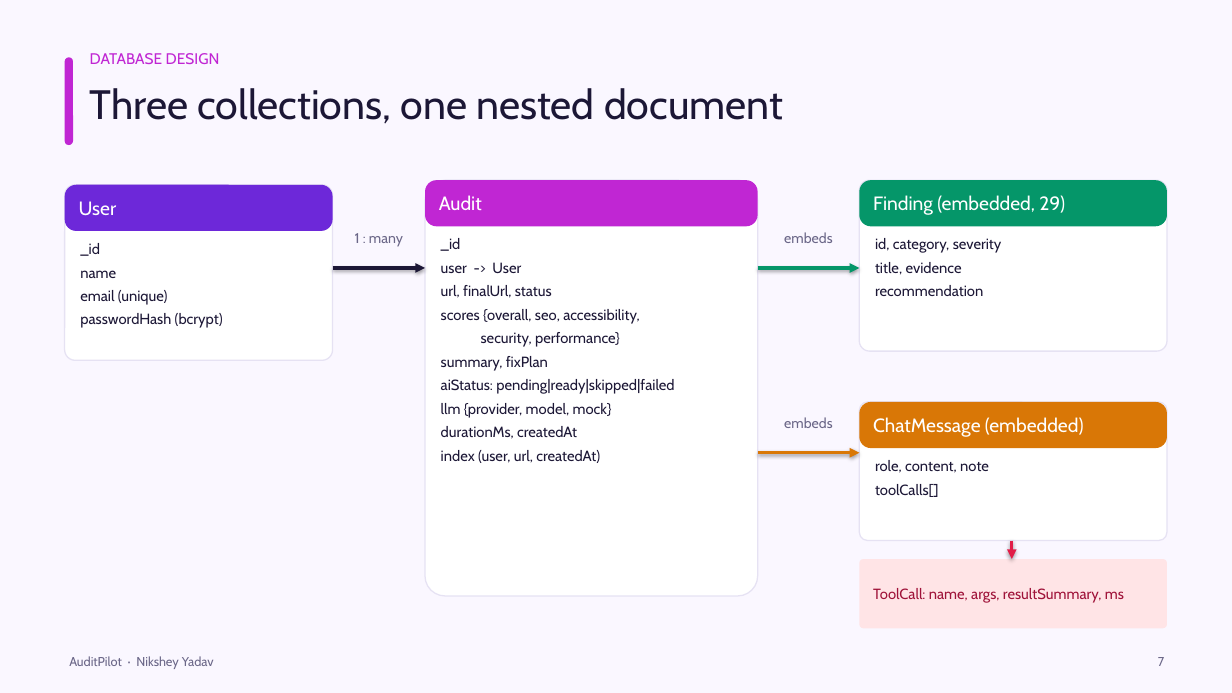
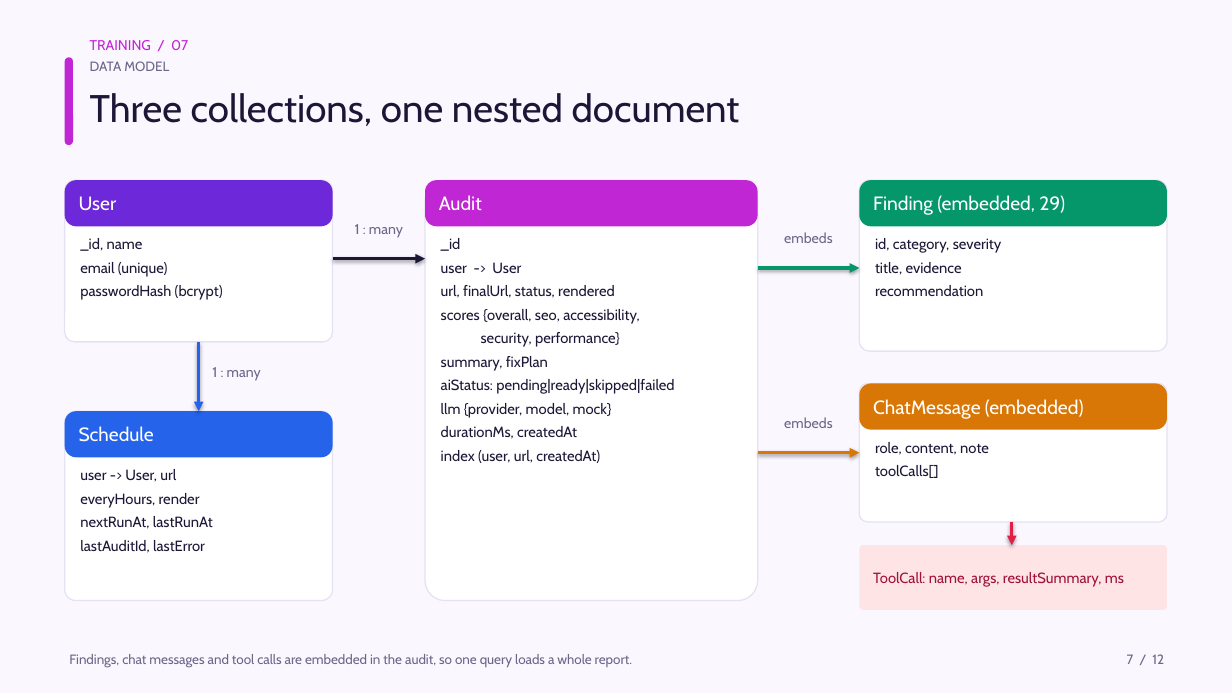
Before and after one commit to NiksheyYadav/AuditPilot, a slide deck: slide 7 of AuditPilot_IT2_Presentation.pptx. Drawn at 1232x693 pixels with LibreOffice and Linux fonts; fonts in the diff are those of the drawing. Boxes give left, top, right and bottom in pixels: in the first picture for what was removed or moved away, otherwise in the second. Text is boxed around its words. In the diff, an @@ line names an element or a change of style, - is before the commit and + after.

```diff
--- a/AuditPilot_IT2_Presentation.pptx
+++ b/AuditPilot_IT2_Presentation.pptx
@@ text removed at <box>90,53,220,64</box> @@
-DATABASE DESIGN
@@ text added at <box>90,40,188,50</box>, 11 pt, text #C026D3 @@
+TRAINING / 07
@@ text "Three collections, one nested document" at <box>90,93,740,126</box>: size 32 to 30 pt @@
@@ text added at <box>90,61,169,71</box>, 10.5 pt, text #6B6788 @@
+DATA MODEL
@@ rounded rectangle: place and size @@
-rounded rectangle at <box>65,185,333,231</box>
+rounded rectangle at <box>65,180,333,226</box>
@@ rounded rectangle: place and size @@
-rounded rectangle at <box>65,185,333,360</box>
+rounded rectangle at <box>65,180,333,342</box>
@@ text "User": place and size @@
-text "User" at <box>79,201,117,216</box>
+text "User" at <box>79,196,117,211</box>
@@ rounded rectangle: place and size @@
-rounded rectangle at <box>425,180,758,596</box>
+rounded rectangle at <box>425,180,758,601</box>
@@ text at <box>80,238,143,251</box>: text changed @@
-_id
-name
+_id, name
@@ text "1 : many": place and size @@
-text "1 : many" at <box>355,233,403,247</box>
+text "1 : many" at <box>355,224,403,237</box>
@@ arrow moved from (333, 268) - (425, 268) to (333, 259) - (425, 259) @@
@@ text at <box>441,285,615,298</box>: text changed @@
-url, finalUrl, status
+url, finalUrl, status, rendered
@@ arrow added from (199, 342) to (199, 411), #2563EB 2.5 pt @@
@@ text added at <box>212,367,261,381</box>, 11 pt, text #6B6788 @@
+1 : many
@@ 2 texts, 2 rounded rectangles: place and size @@
-2 texts, 2 rounded rectangles at <box>860,402,1167,541</box>
+2 texts, 2 rounded rectangles at <box>860,384,1167,522</box>
@@ rounded rectangle added at <box>65,411,333,601</box>, fill #FFFFFF, outline #E6E2F3 1 pt @@
@@ rounded rectangle added at <box>65,411,333,457</box>, fill #2563EB @@
@@ text added at <box>79,426,154,442</box>, 15 pt, text #FFFFFF @@
+Schedule
@@ text added at <box>80,469,213,553</box>, 11.5 pt, text #1C1736 @@
+user -> User, url
+everyHours, render
+nextRunAt, lastRunAt
+lastAuditId, lastError
@@ arrow moved from (1012, 541) - (1012, 559) to (1012, 522) - (1012, 545) @@
@@ rounded rectangle: place and size @@
-rounded rectangle at <box>860,559,1167,628</box>
+rounded rectangle at <box>860,545,1167,610</box>
@@ text "ToolCall: name, args, resultSummary, ms": place and size @@
-text "ToolCall: name, args, resultSummary, ms" at <box>873,588,1124,603</box>
+text "ToolCall: name, args, resultSummary, ms" at <box>873,572,1124,587</box>
@@ text removed at <box>69,656,214,669</box> @@
-AuditPilot · Nikshey Yadav
@@ text added at <box>69,654,632,668</box>, 10.5 pt, text #6B6788 @@
+Findings, chat messages and tool calls are embedded in the audit, so one query loads a whole report.
@@ text at <box>1127,654,1164,664</box>: text changed; size 10 to 10.5 pt @@
-7
+7 / 12
```
Also in this commit, not shown: 11 other slides changed, 40 other files.
